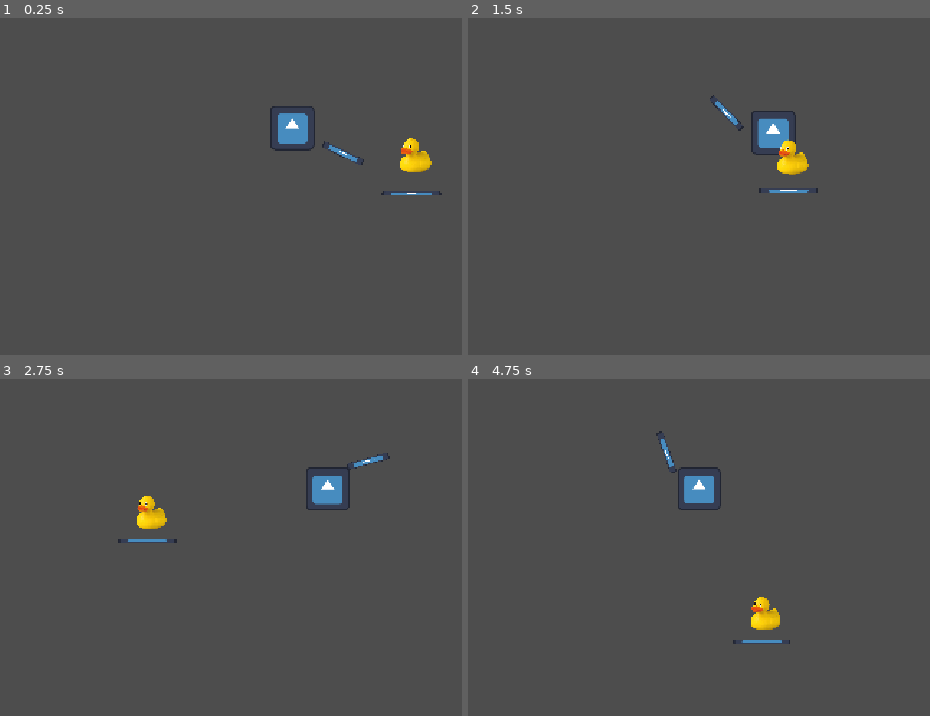
Above: before the commit, frames 1-4 (two rows, left to right).
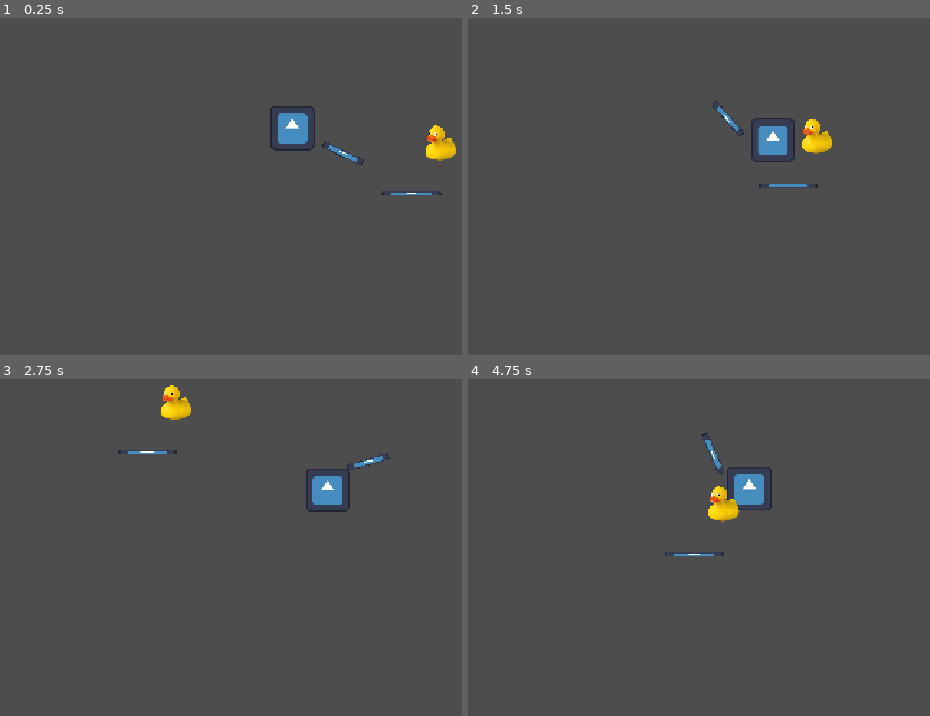
Above: after the commit, the same moments.

Repository: arrowira/shrine2Cjam
Game: Godot game, scene res://Scenes/main.tscn
The game is run twice, just before and just after one commit, with the same random seed, the same clock (stepped at 60 frames per second) and the same inputs. The engine's default icon, where the game draws it, is replaced by a stand-in: a white triangle on a blue panel in a dark square.
Inputs (mouse positions are in pixels of both pictures, inside the frame that each line leads up to):
- Up to frame 1 (0.25 s): no input
- Up to frame 2 (1.5 s): tap Enter at 0.5 s; move the mouse to (outside the picture) at 0.52 s; hold Right (right) 0.53-1.28 s; click (outside the picture) at 0.6 s; move the mouse to (601, 152) at 1.27 s; hold Down (down) from 1.28 s (still down); right-click (601, 152) at 1.35 s
- Up to frame 3 (2.75 s): move the mouse to (374, 392) at 2.02 s; release Down (down) at 2.03 s; hold Right (right) from 2.03 s (still down); tap Space (dash) at 2.1 s
- Up to frame 4 (4.75 s): move the mouse to (722, 581) at 2.77 s; release Right (right) at 2.78 s; hold Up (up) 2.78-3.53 s; click (722, 581) at 2.85 s; move the mouse to (outside the picture) at 3.52 s; hold Left (left) from 3.53 s (still down); right-click (outside the picture) at 3.6 s; move the mouse to (518, 422) at 4.27 s; tap Space (dash) at 4.35 s

The runs differ from the first frame. In frame 1, 0.9% of the frame differs, in the area x 86-99%, y 31-46%; in frame 2, 1.8%; in frame 3, 1.4%; in frame 4, 2.6%, in the area x 40-70%, y 15-79%.

Commit message:
made projectile and sorcerer screens

Diff:
--- /dev/null
+++ b/shrine-jam/Scenes/Projectile.tscn
@@ -0,0 +1,12 @@
+[gd_scene format=3 uid="uid://2ip36crkpwxl"]
+
+[ext_resource type="Script" uid="uid://c807aumkdgmqb" path="res://scripts/projectile.gd" id="1_k1cl8"]
+[ext_resource type="Texture2D" uid="uid://dkijon0mpp4ce" path="res://Sprites/icon.svg" id="2_y0kec"]
+
+[node name="projectile" type="Node2D" unique_id=1232980096]
+script = ExtResource("1_k1cl8")
+
+[node name="Icon" type="Sprite2D" parent="." unique_id=443045994]
+position = Vector2(1.5, -0.5)
+scale = Vector2(0.5546875, 0.13281251)
+texture = ExtResource("2_y0kec")
--- a/shrine-jam/Scenes/main.tscn
+++ b/shrine-jam/Scenes/main.tscn
@@ -3,7 +3,7 @@
 [ext_resource type="PackedScene" uid="uid://d0v0l1p4dt5s4" path="res://Scenes/player.tscn" id="1_jjgbg"]
 [ext_resource type="Script" uid="uid://tu2dr1eagyqt" path="res://scripts/GameManager.gd" id="1_jjvhh"]
 [ext_resource type="Texture2D" uid="uid://dkijon0mpp4ce" path="res://Sprites/icon.svg" id="2_bo1nx"]
-[ext_resource type="PackedScene" uid="uid://c4ftawiscrqxd" path="res://Scenes/Crate.tscn" id="3_8gbba"]
+[ext_resource type="PackedScene" uid="uid://qi6rs36koad5" path="res://Scenes/sorcerer.tscn" id="4_jjvhh"]
 
 [node name="Main" type="Node2D" unique_id=1040881665]
 script = ExtResource("1_jjvhh")
@@ -16,5 +16,5 @@
 scale = Vector2(1.328125, 0.101562515)
 texture = ExtResource("2_bo1nx")
 
-[node name="crate" parent="." unique_id=962199919 instance=ExtResource("3_8gbba")]
-position = Vector2(396, 103)
+[node name="Sorcerer" parent="." unique_id=1551394208 instance=ExtResource("4_jjvhh")]
+position = Vector2(469, 67)
--- /dev/null
+++ b/shrine-jam/Scenes/sorcerer.tscn
@@ -0,0 +1,34 @@
+[gd_scene format=3 uid="uid://qi6rs36koad5"]
+
+[ext_resource type="Script" uid="uid://c4opucolbt2lg" path="res://scripts/Sorcerer.gd" id="1_wfckg"]
+[ext_resource type="Texture2D" uid="uid://bcrmqo8vjkb16" path="res://Sprites/rubberduck.png" id="2_5owyf"]
+
+[sub_resource type="RectangleShape2D" id="RectangleShape2D_k3uy8"]
+
+[sub_resource type="RectangleShape2D" id="RectangleShape2D_738o6"]
+size = Vector2(85, 88)
+
+[node name="Sorcerer" type="CharacterBody2D" unique_id=1551394208]
+script = ExtResource("1_wfckg")
+
+[node name="CollisionShape2D" type="CollisionShape2D" parent="." unique_id=1924995863]
+shape = SubResource("RectangleShape2D_k3uy8")
+
+[node name="Rubberduck" type="Sprite2D" parent="." unique_id=972860875]
+scale = Vector2(0.1, 0.1)
+texture = ExtResource("2_5owyf")
+
+[node name="Area2D" type="Area2D" parent="." unique_id=1155897353]
+
+[node name="CollisionShape2D" type="CollisionShape2D" parent="Area2D" unique_id=216132117]
+position = Vector2(-4.5, 3)
+shape = SubResource("RectangleShape2D_738o6")
+
+[node name="Hitable" type="Node" parent="Area2D" unique_id=1278928559]
+
+[node name="BehaviourClock" type="Timer" parent="." unique_id=1871325042]
+wait_time = 0.3
+autostart = true
+
+[connection signal="area_entered" from="Area2D" to="." method="_on_area_2d_area_entered"]
+[connection signal="timeout" from="BehaviourClock" to="." method="updateBehaviour"]
--- /dev/null
+++ b/shrine-jam/scripts/Sorcerer.gd
@@ -0,0 +1,23 @@
+extends CharacterBody2D
+
+var state = "idle"
+
+func _process(delta: float) -> void:
+	velocity *= 0.9
+	move_and_slide()
+
+
+
+func _on_area_2d_area_entered(area: Area2D) -> void:
+	if area.name == "SwordHurtBox":
+		if area.get_parent().get_parent().isSwinging:
+			velocity = (global_position-get_tree().current_scene.playerPos).normalized() * 500*(2+get_tree().current_scene.playerSpeed)
+			print('hit')
+
+
+func updateBehaviour() -> void:
+	var roll = randf()
+	if roll < 0.1:
+		print("shoot")
+	elif roll < 0.3:
+		print("walk")
--- /dev/null
+++ b/shrine-jam/scripts/projectile.gd
@@ -0,0 +1,4 @@
+extends Node2D
+
+func _physics_process(delta: float) -> void:
+	position.y+=1
Not shown, added: shrine-jam/scripts/Sorcerer.gd.uid
Not shown, added: shrine-jam/scripts/projectile.gd.uid
